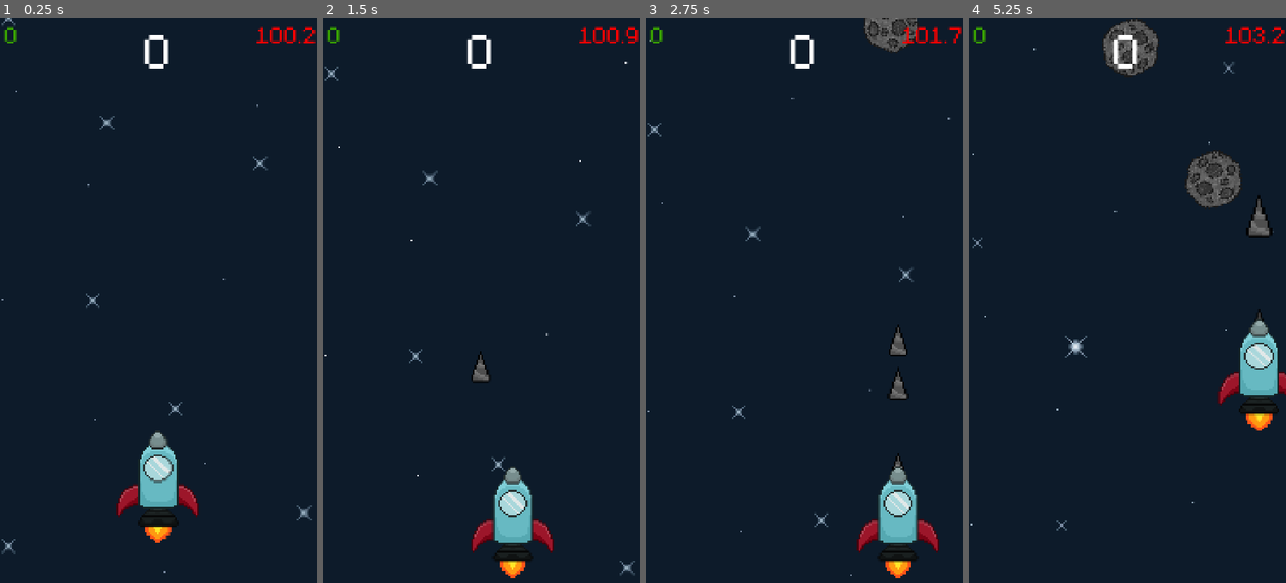
Above: before the commit, frames 1-4 (left to right).
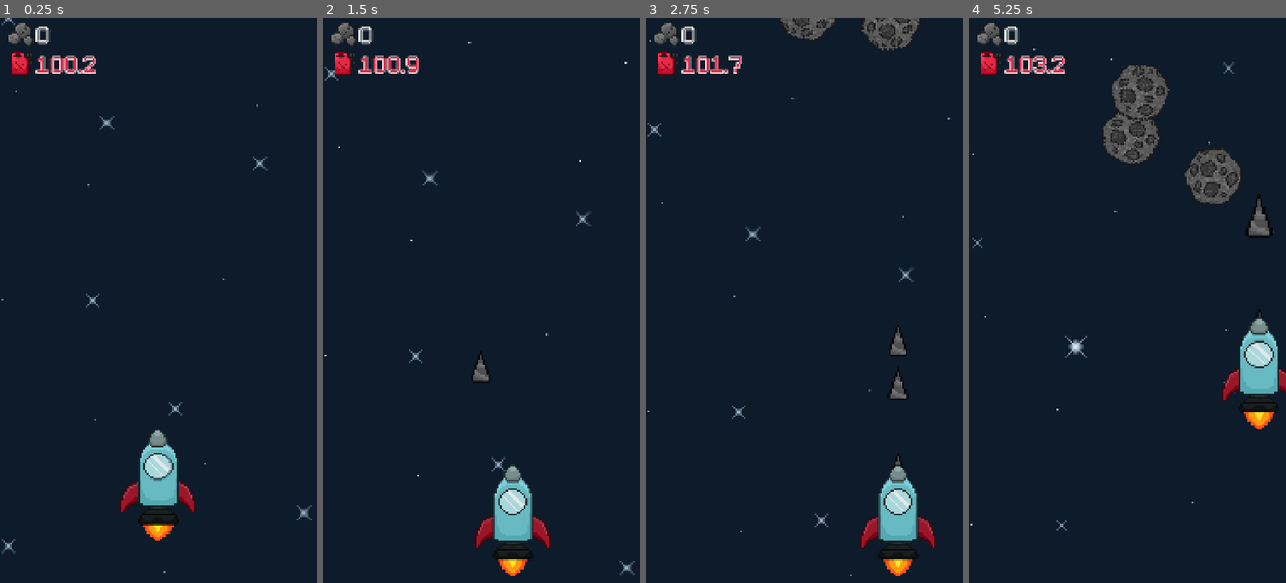
Above: after the commit, the same moments.

Repository: KRYPTO-CS/SpaceShooter
Game: Godot game, scene res://scenes/main.tscn
Same seed, same stepped clock (60 frames per second), same inputs: the game is played once before the commit and once after it. Sound files missing from this copy of the repository are replaced by a short silence.
Inputs (mouse positions are in pixels of both pictures, inside the frame that each line leads up to):
- Up to frame 1 (0.25 s): no input
- Up to frame 2 (1.5 s): move the mouse to (551, 272) at 0.52 s; click (551, 272) at 0.67 s; drag from (418, 328) to (481, 475) at 1.27 s
- Up to frame 3 (2.75 s): move the mouse to (836, 176) at 2.02 s; click (836, 176) at 2.17 s
- Up to frame 4 (5.25 s): drag from (1111, 413) to (1222, 560) at 2.77 s; move the mouse to (1222, 385) at 3.52 s; click (1222, 385) at 3.67 s; drag from (1032, 215) to (1213, 119) at 4.27 s; move the mouse to (1143, 300) at 5.02 s; click (1143, 300) at 5.17 s

The runs differ from the first frame. In frame 1, 2.2% of the frame differs, in the area x 1-100%, y 0-93%; in frame 2, 2.2%; in frame 3, 2.9%; in frame 4, 6.0%, in the area x 1-100%, y 0-73%.

Commit message:
Animated ship sprite, music test, gameplay mechanic changes, bugfixes

Diff:
--- a/SpaceShooter/project.godot
+++ b/SpaceShooter/project.godot
@@ -18,8 +18,9 @@
 
 [autoload]
 
+MusicManager="*res://singletons/musicManager.gd"
+AudioManager="*res://singletons/audioManager.tscn"
 GameManager="*res://singletons/GameManager.gd"
-AudioManager="*res://singletons/audioManager.tscn"
 
 [display]
 
--- a/SpaceShooter/scenes/asteroid.gd
+++ b/SpaceShooter/scenes/asteroid.gd
@@ -1,15 +1,17 @@
 extends Area2D
 
 @export var speed := 100.0
-@export var max_hp := 5.0
-@export var hp := 5.0
-@export var rotation_speed := 45.0  # degrees per second
+@export var max_hp := 3.0
 @export var points := 1
+
+var rotation_speed := 45.0  # degrees per second
+var hp := max_hp
 
 func _ready():
 	# Randomize movement and rotation slightly
-	speed += randf_range(-40.0, 40.0)
-	rotation_speed = randf_range(-60.0, 60.0)
+	speed += randf_range(-50.0, 50.0)
+	rotation_speed += randf_range(0.0, 45.0)
+	rotation_speed *= randi_range(0, 1) * 2 - 1
 	hp = max_hp
 
 func _process(delta):
--- a/SpaceShooter/scenes/main.gd
+++ b/SpaceShooter/scenes/main.gd
@@ -11,6 +11,8 @@
 	asteroid_timer += delta
 	if asteroid_timer > (2.0 - (GameManager.speed/1000.0)):
 		spawn_asteroid()
+		if randi_range(0, 1) == 1:
+			spawn_asteroid()
 		asteroid_timer = 0.0
 
 func spawn_asteroid():
@@ -22,7 +24,7 @@
 		var sprite = asteroid.get_node("Sprite2D")
 		sprite.texture = load("res://sprites/goldenAsteroid.png")
 		asteroid.max_hp *= 3
-		asteroid.speed = GameManager.speed * 2
+		asteroid.speed = GameManager.speed * 1.5
 		asteroid.points *= 3
 
 	add_child(asteroid)
--- a/SpaceShooter/scenes/main.tscn
+++ b/SpaceShooter/scenes/main.tscn
@@ -7,7 +7,9 @@
 [ext_resource type="Script" uid="uid://cmeubrkxnbgfx" path="res://scenes/score.gd" id="2_sugp2"]
 [ext_resource type="Texture2D" uid="uid://cryyhtbirunco" path="res://sprites/starsSheet.png" id="2_tefeu"]
 [ext_resource type="Script" uid="uid://bkdyr7lf114n" path="res://scenes/speed.gd" id="4_tbgi4"]
+[ext_resource type="Texture2D" uid="uid://ch0i0llmelddb" path="res://sprites/rocks.png" id="6_85g3d"]
 [ext_resource type="Script" uid="uid://bge1n4h1qa6m7" path="res://scenes/test_count.gd" id="7_tipki"]
+[ext_resource type="Texture2D" uid="uid://t2snceo8k4ie" path="res://sprites/fuel.png" id="8_choun"]
 
 [sub_resource type="AtlasTexture" id="AtlasTexture_o6xl0"]
 atlas = ExtResource("2_tefeu")
@@ -47,12 +49,15 @@
 
 [sub_resource type="LabelSettings" id="LabelSettings_0wfyh"]
 font = ExtResource("2_jyhfs")
-font_size = 256
+font_size = 128
+font_color = Color(0.47058824, 0.47058824, 0.47058824, 1)
+outline_size = 10
 
 [sub_resource type="LabelSettings" id="LabelSettings_tefeu"]
 font = ExtResource("2_jyhfs")
 font_size = 128
-font_color = Color(1, 0, 0, 1)
+font_color = Color(0.9019608, 0.16078432, 0.27450982, 1)
+outline_size = 10
 
 [sub_resource type="LabelSettings" id="LabelSettings_o6xl0"]
 font = ExtResource("2_jyhfs")
@@ -78,33 +83,34 @@
 layer = 2
 
 [node name="Score" type="Label" parent="UI"]
-anchors_preset = 5
-anchor_left = 0.5
-anchor_right = 0.5
-offset_left = -36.5
-offset_right = 36.5
+offset_left = 125.0
+offset_right = 198.0
 offset_bottom = 175.0
-grow_horizontal = 2
 text = "0"
 label_settings = SubResource("LabelSettings_0wfyh")
 script = ExtResource("2_sugp2")
 
+[node name="Rocks" type="Sprite2D" parent="UI/Score"]
+position = Vector2(-55, 55)
+texture = ExtResource("6_85g3d")
+
 [node name="Speed" type="Label" parent="UI"]
-anchors_preset = 1
-anchor_left = 1.0
-anchor_right = 1.0
-offset_left = -73.0
-offset_bottom = 175.0
-grow_horizontal = 0
+offset_left = 125.0
+offset_top = 100.0
+offset_right = 198.0
+offset_bottom = 275.0
 text = "0"
 label_settings = SubResource("LabelSettings_tefeu")
 script = ExtResource("4_tbgi4")
+
+[node name="Fuel" type="Sprite2D" parent="UI/Speed"]
+position = Vector2(-55, 55)
+texture = ExtResource("8_choun")
 
 [node name="TestCount" type="Label" parent="UI"]
 offset_left = 15.0
 offset_right = 88.0
 offset_bottom = 175.0
-text = "0"
 label_settings = SubResource("LabelSettings_o6xl0")
 script = ExtResource("7_tipki")
 
--- a/SpaceShooter/scenes/player.tscn
+++ b/SpaceShooter/scenes/player.tscn
@@ -1,7 +1,43 @@
-[gd_scene load_steps=5 format=3 uid="uid://cuwckkolulw2g"]
+[gd_scene load_steps=10 format=3 uid="uid://cuwckkolulw2g"]
 
 [ext_resource type="Script" uid="uid://cgaylmnkloadp" path="res://scenes/player.gd" id="1_4flbx"]
-[ext_resource type="Texture2D" uid="uid://c8iwshkarw51s" path="res://sprites/ship.png" id="2_g2els"]
+[ext_resource type="Texture2D" uid="uid://dliyi77mec85r" path="res://sprites/shipSheet.png" id="2_g2els"]
+
+[sub_resource type="AtlasTexture" id="AtlasTexture_qhqgy"]
+atlas = ExtResource("2_g2els")
+region = Rect2(0, 0, 256, 256)
+
+[sub_resource type="AtlasTexture" id="AtlasTexture_dqkch"]
+atlas = ExtResource("2_g2els")
+region = Rect2(256, 0, 256, 256)
+
+[sub_resource type="AtlasTexture" id="AtlasTexture_qlg0r"]
+atlas = ExtResource("2_g2els")
+region = Rect2(512, 0, 256, 256)
+
+[sub_resource type="AtlasTexture" id="AtlasTexture_tuyoq"]
+atlas = ExtResource("2_g2els")
+region = Rect2(768, 0, 256, 256)
+
+[sub_resource type="SpriteFrames" id="SpriteFrames_fjrip"]
+animations = [{
+"frames": [{
+"duration": 1.0,
+"texture": SubResource("AtlasTexture_qhqgy")
+}, {
+"duration": 1.0,
+"texture": SubResource("AtlasTexture_dqkch")
+}, {
+"duration": 1.0,
+"texture": SubResource("AtlasTexture_qlg0r")
+}, {
+"duration": 1.0,
+"texture": SubResource("AtlasTexture_tuyoq")
+}],
+"loop": true,
+"name": &"default",
+"speed": 8.0
+}]
 
 [sub_resource type="CapsuleShape2D" id="CapsuleShape2D_g2els"]
 radius = 45.0
@@ -13,9 +49,11 @@
 [node name="Player" type="Node2D"]
 script = ExtResource("1_4flbx")
 
-[node name="Sprite2D" type="Sprite2D" parent="."]
-position = Vector2(-6, 0)
-texture = ExtResource("2_g2els")
+[node name="AnimatedSprite2D" type="AnimatedSprite2D" parent="."]
+position = Vector2(2, 0)
+sprite_frames = SubResource("SpriteFrames_fjrip")
+autoplay = "default"
+frame_progress = 0.9910545
 
 [node name="Hurtbox" type="Area2D" parent="." groups=["player"]]
 
--- a/SpaceShooter/scenes/test_count.gd
+++ b/SpaceShooter/scenes/test_count.gd
@@ -1,4 +1,5 @@
 extends Label
 
 func _process(_delta):
-	text = str(GameManager.commCount)
+	# text = str(GameManager.commCount)
+	pass
--- a/SpaceShooter/singletons/GameManager.gd
+++ b/SpaceShooter/singletons/GameManager.gd
@@ -4,46 +4,24 @@
 var speed: float = 100
 var commCount: int = 0
 
+var baseTrack = "res://music/musicPlaceholder.mp3"
+
 func _ready():
-	print("GameManager ready")
-
-	# Send a test message to confirm game -> React works
 	JavaScriptBridge.eval("testMessage();")
 
-	# Inject function accessible from HTML/React
-	JavaScriptBridge.eval("""
-		window.incrementCommInGodot = function() {
-			if (typeof GodotRuntime !== 'undefined' && GodotRuntime.onMessageFromJS) {
-				GodotRuntime.onMessageFromJS('incrementComm');
-			} else {
-				console.log('GodotRuntime not ready to receive message');
-			}
-		};
-	""")
-
-	var engine_interface = JavaScriptBridge.get_interface("engine")
-	if engine_interface:
-		engine_interface.connect("message", Callable(self, "_on_js_message"))
-		print("Connected JS message listener in Godot")
-	else:
-		print("Could not get JS engine interface")
+	MusicManager.play_music(baseTrack, -15.0)
 
 func _process(_delta: float) -> void:
 	speed += 0.01
+	if speed <= 50.0:
+		speed = 50.0
 
 func add_score(points: int) -> void:
 	score += points
+	if score <= 0:
+		score = 0
 	JavaScriptBridge.eval("sendScoreToReact(" + str(score) + ");")
 
 func reset_score() -> void:
 	score = 0
 	JavaScriptBridge.eval("sendScoreToReact(" + str(score) + ");")
-
-func _on_js_message(message: String) -> void:
-	print("Message from JS:", message)
-	commCount += 1
-
-	if message == "incrementComm":
-		commCount += 1
-		print("CommCount incremented to", commCount)
-		JavaScriptBridge.eval("sendScoreToReact('CommCount: ' + " + str(commCount) + ");")
--- /dev/null
+++ b/SpaceShooter/singletons/musicManager.gd
@@ -0,0 +1,24 @@
+extends Node
+
+var current_track_path: String = ""
+var music_player: AudioStreamPlayer
+
+func _ready():
+	music_player = AudioStreamPlayer.new()
+	music_player.bus = "Music"
+	add_child(music_player)
+
+func play_music(path: String, volume_db := 0.0):
+	if current_track_path == path:
+		return
+
+	var stream = load(path) as AudioStream
+	if not stream:
+		push_error("Could not load music: %s" % path)
+		return
+
+	current_track_path = path
+	music_player.stop()
+	music_player.stream = stream
+	music_player.volume_db = volume_db
+	music_player.play()
Not shown, added: SpaceShooter/music/musicPlaceholder.mp3.import
Not shown: 1 places in SpaceShooter/scenes/main.tscn that only renumber resources
Not shown, added: SpaceShooter/singletons/musicManager.gd.uid
Binary file added: SpaceShooter/sprites/fuel.png
Not shown, added: SpaceShooter/sprites/fuel.png.import
Binary file added: SpaceShooter/sprites/rocks.png
Not shown, added: SpaceShooter/sprites/rocks.png.import
Binary file added: SpaceShooter/sprites/shipSheet.png
Not shown, added: SpaceShooter/sprites/shipSheet.png.import
Not shown, added: SpaceShooter/music/musicPlaceholder.mp3
Not shown, changed: docs/index.html
Not shown, changed: docs/index.pck
